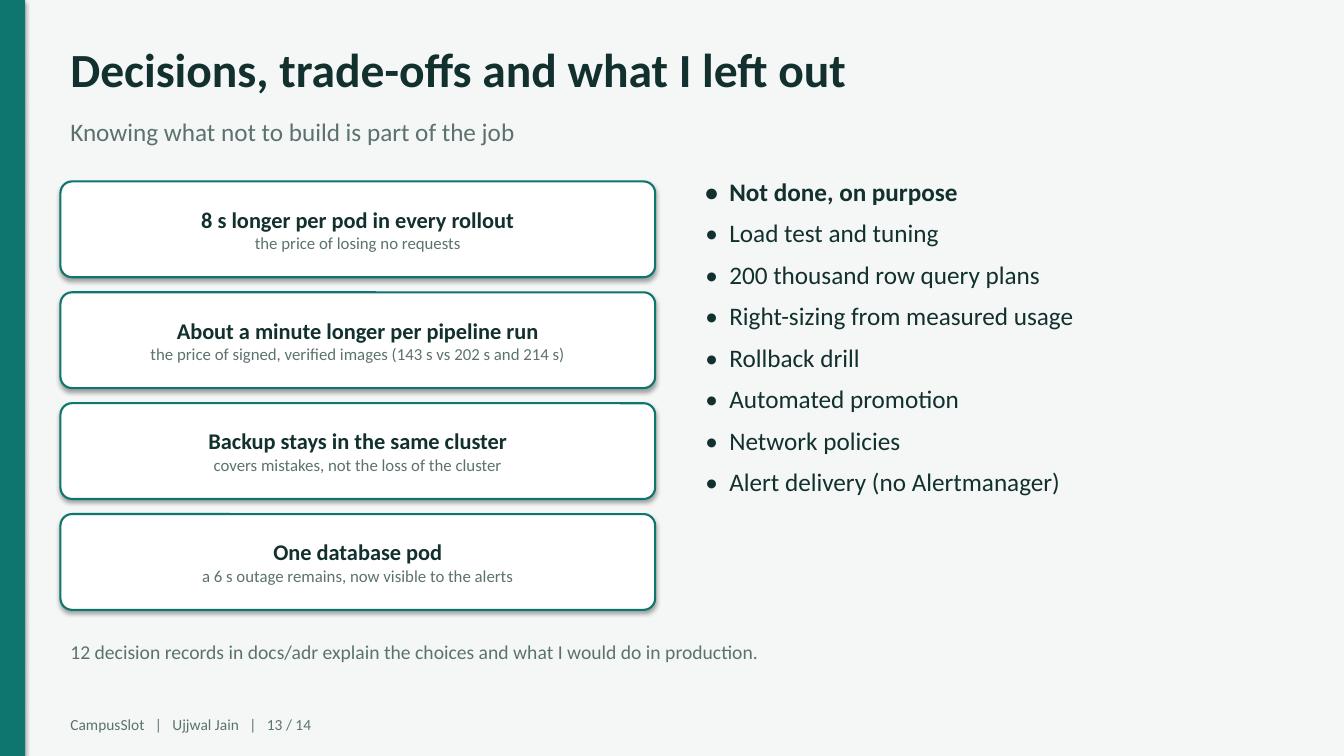
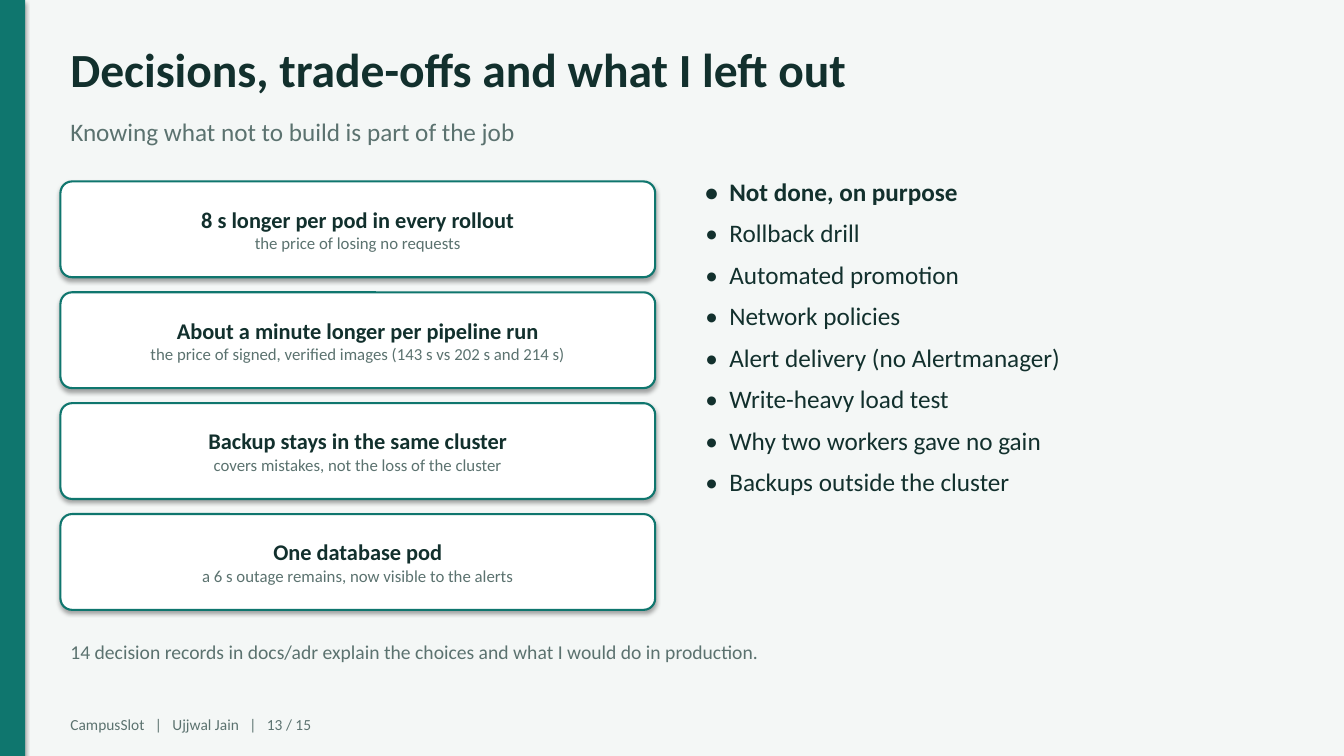
Before and after one commit to Ujjwaljain16/campusslot, a slide deck: slide 13 of docs/presentation/CampusSlot-final-presentation.pptx. Drawn at 1344x756 pixels with LibreOffice and Linux fonts; fonts in the diff are those of the drawing. Boxes give left, top, right and bottom in pixels: in the first picture for what was removed or moved away, otherwise in the second. Text is boxed around its words. In the diff, an @@ line names an element or a change of style, - is before the commit and + after.

Commit message:
Measure query cost at scale, load test one pod and size the pods from measurements (#11)
Queries: the overlap check, day view and statistics read the whole table (2469 pages at
200 thousand bookings). A range operator and a GiST index (migration 0004) bring it to 30 pages,
flat as the table grows.

Load test: one pod was throttled at its 500m CPU limit. 1000m gives 342 instead of 153 requests
per second. Two workers and an ETag were tried and rejected.

Sizing: requests set from measured usage and the autoscaler target moved to 70 percent. The same
60 requests per second now needs 2 pods instead of 5.

```diff
--- a/docs/presentation/CampusSlot-final-presentation.pptx
+++ b/docs/presentation/CampusSlot-final-presentation.pptx
@@ text at [729, 224, 1073, 330]: paragraphs removed @@
-• Load test and tuning
-• 200 thousand row query plans
-• Right-sizing from measured usage
@@ text at [729, 390, 1040, 495]: paragraphs added @@
+• Write-heavy load test
+• Why two workers gave no gain
+• Backups outside the cluster
@@ text at [70, 645, 758, 662]: text changed @@
-12 decision records in docs/adr explain the choices and what I would do in production.
+14 decision records in docs/adr explain the choices and what I would do in production.
@@ text at [70, 719, 311, 733]: text changed @@
-CampusSlot | Ujjwal Jain | 13 / 14
+CampusSlot | Ujjwal Jain | 13 / 15
```
Also in this commit, not shown: 13 other slides changed, 1 slide added, 42 other files.
